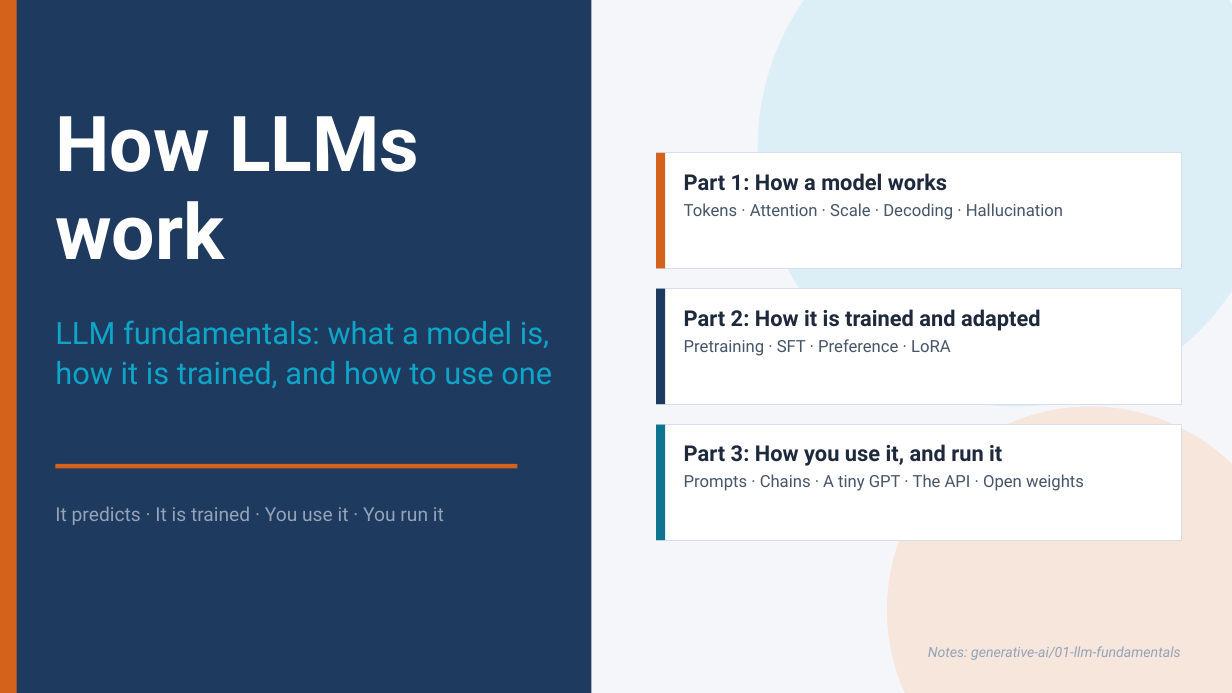
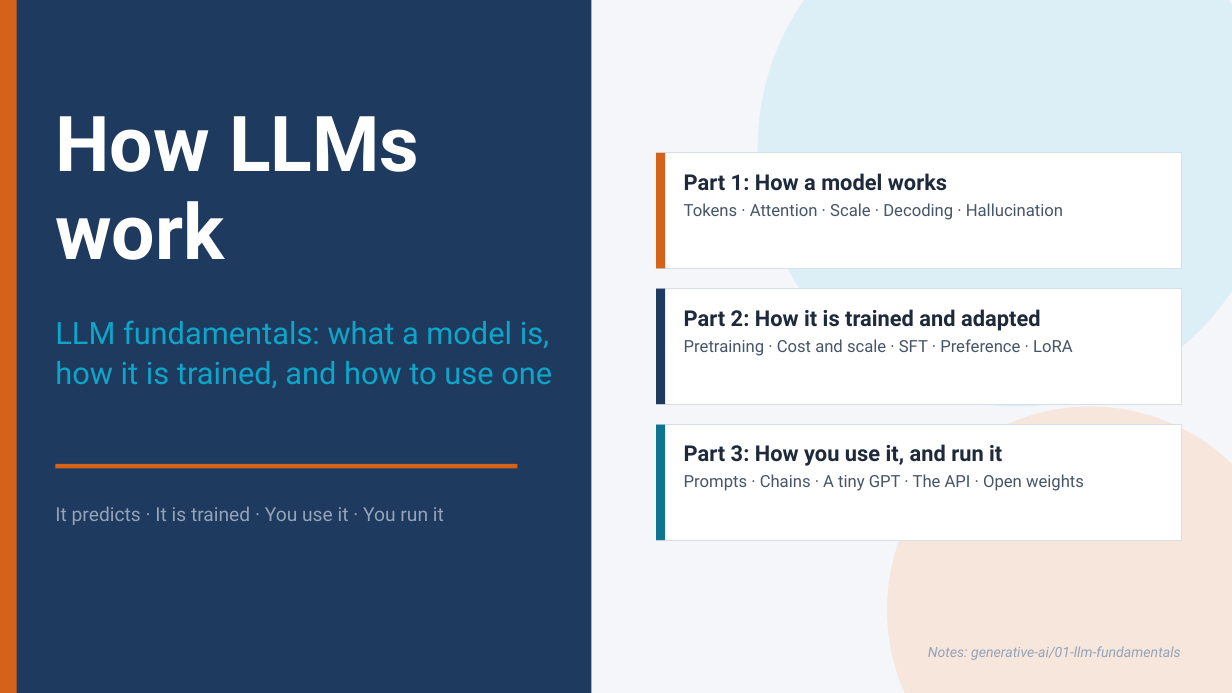
Before and after one commit to ramseywise/learn-ai-engineering, a slide deck: slide 1 of generative-ai/01-llm-fundamentals/slides/llm-fundamentals.pptx. Drawn at 1232x693 pixels with LibreOffice and Linux fonts; fonts in the diff are those of the drawing. Boxes give left, top, right and bottom in pixels: in the first picture for what was removed or moved away, otherwise in the second. Text is boxed around its words. In the diff, an @@ line names an element or a change of style, - is before the commit and + after.

```diff
--- a/generative-ai/01-llm-fundamentals/slides/llm-fundamentals.pptx
+++ b/generative-ai/01-llm-fundamentals/slides/llm-fundamentals.pptx
@@ text at <box>684,339,1073,356</box>: text changed @@
-Pretraining · SFT · Preference · LoRA
+Pretraining · Cost and scale · SFT · Preference · LoRA
```
Also in this commit, not shown: 20 other slides changed, 1 slide added, 59 other files.
